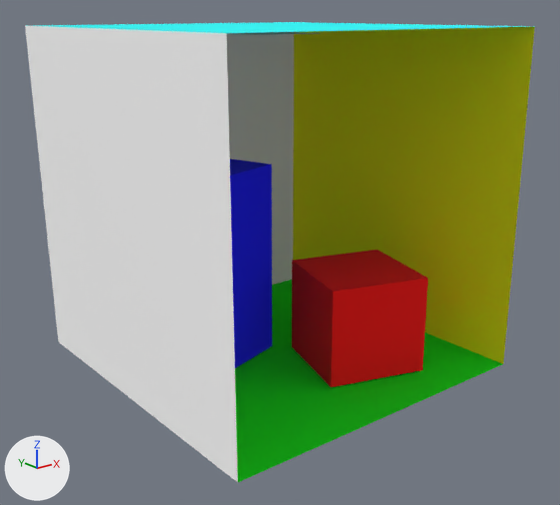
A saved change to the OBJ model models/cornell-box.obj.
Before and after are seen from a 50 mm lens placed at (-7.9, -6.76, 5.57), pointed at (-0.29, 2.75, 1.76). Arrows for +X, +Y and +Z are at lower left; the lights stay in place. Where no turn or scale is listed for an object, it has been applied to the vertices.

Before the edit, the objects in view are built like this:
```python
ob_back_wall = bpy.data.objects.new('back_wall', me_back_wall)
ob_back_wall.location = (0.0, 0.0, 0.0)
ob_ceiling = bpy.data.objects.new('ceiling', me_ceiling)
ob_ceiling.location = (0.0, 0.0, 0.0)
ob_floor = bpy.data.objects.new('floor', me_floor)
ob_floor.location = (0.0, 0.0, 0.0)
ob_left_wall = bpy.data.objects.new('left_wall', me_left_wall)
ob_left_wall.location = (0.0, 0.0, 0.0)
ob_right_wall = bpy.data.objects.new('right_wall', me_right_wall)
ob_right_wall.location = (0.0, 0.0, 0.0)
ob_short_box = bpy.data.objects.new('short_box', me_short_box)
ob_short_box.location = (0.0, 0.0, 0.0)
ob_tall_box = bpy.data.objects.new('tall_box', me_tall_box)
ob_tall_box.location = (0.0, 0.0, 0.0)
```
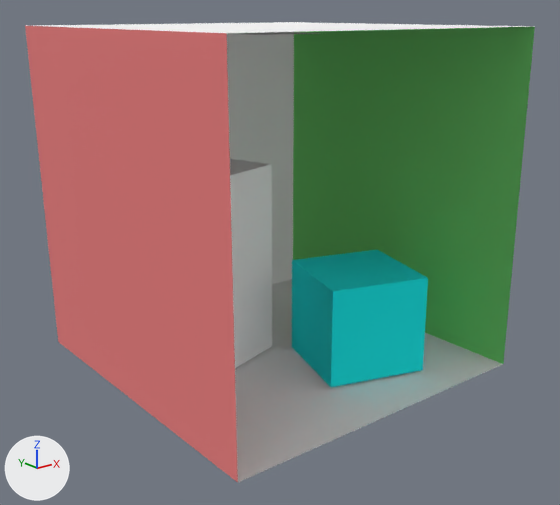
Location of each change, [x1, y1, x2, y2] in pixels of the pictures (560 x 505 px):
'left_wall', recoloured (white to pink)
    both: [25, 26, 238, 482]
'right_wall', recoloured (yellow to green)
    both: [293, 27, 535, 364]
'floor', recoloured (green to white)
    both: [235, 279, 503, 482]
'short_box', recoloured (red to cyan)
    both: [292, 250, 428, 387]
'tall_box', recoloured (blue to white)
    both: [230, 159, 272, 368]
'ceiling', recoloured (cyan to white)
    both: [35, 22, 535, 33]

The change, as a list of edits to the scene's bpy script:
```text
Change mat_green:
    mat_green.base_color: (0.0, 1.0, 0.0) -> (0.2, 0.8, 0.2)  # green #00ff00 -> green #7ce77c
Change mat_red:
    mat_red.base_color: (1.0, 0.0, 0.0) -> (0.8, 0.2, 0.2)  # red #ff0000 -> pink #e77c7c
Change me_ceiling:
    where me_ceiling.from_pydata(...)  # 4 vertices, 2 faces; spans x -3.01..2.55, y 0.25..5.84, z 5.33
    remove me_ceiling.materials.append(mat_cyan)  # cyan #00ffff
    add me_ceiling.materials.append(mat_white)  # white #ffffff
Change me_floor:
    where me_floor.from_pydata(...)  # 4 vertices, 2 faces; spans x -2.98..2.55, y 0.24..5.84, z -0.16
    remove me_floor.materials.append(mat_green)  # green #00ff00
    add me_floor.materials.append(mat_white)  # white #ffffff
Change me_left_wall:
    where me_left_wall.from_pydata(...)  # 4 vertices, 2 faces; spans x -3.01..-2.95, y 0.24..5.84, z -0.16..5.33
    remove me_left_wall.materials.append(mat_mirror)  # white #ffffff
    add me_left_wall.materials.append(mat_red)  # pink #e77c7c
Change me_right_wall:
    where me_right_wall.from_pydata(...)  # 4 vertices, 2 faces; spans x 2.55, y 0.24..5.84, z -0.16..5.33
    remove me_right_wall.materials.append(mat_yellow)  # yellow #ffff00
    add me_right_wall.materials.append(mat_green)  # green #7ce77c
Change me_short_box:
    where me_short_box.from_pydata(...)  # 8 vertices, 10 faces; spans x -0.35..1.73, y 0.89..2.96, z -0.12..1.49
    remove me_short_box.materials.append(mat_red)  # red #ff0000
    add me_short_box.materials.append(mat_cyan)  # cyan #00ffff
Change me_tall_box:
    where me_tall_box.from_pydata(...)  # 8 vertices, 10 faces; spans x -2.17..-0.1, y 2.71..4.81, z -0.12..3.14
    remove me_tall_box.materials.append(mat_blue)  # blue #0000ff
    add me_tall_box.materials.append(mat_mirror)  # white #ffffff
```
